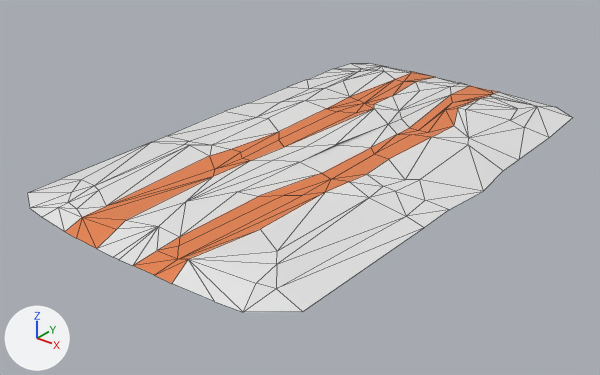
One commit to the Blender file Assets/CatUpMap/Meshes/road1.blend: the scene before it, then after it.
The view is the same before and after, from a camera (50 mm lens) standing at (0.1, -0.1355, 0.0726) and looking at (-0.0025, -0.0073, -0.0068). The axes (+X, +Y, +Z) are drawn at lower left. The lights are the same throughout. Mesh edges are drawn as thin lines.

Before the edit, the objects in view are built like this:
```python
me_mesh = bpy.data.meshes.new('Mesh')
me_mesh.from_pydata(...)  # 156 vertices, 245 faces; spans x -3.52..3.58, y 0.0..0.27, z -5.95..5.96
# faces by material slot: [174, 71]
me_mesh.materials.append(mat_material_001)  # white #e7e7e7
me_mesh.materials.append(mat_material_002)  # orange #e7824c
ob_sm_env_road_dirt_straight_01 = bpy.data.objects.new('SM_Env_Road_Dirt_Straight_01', me_mesh)
ob_sm_env_road_dirt_straight_01.location = (0.0, 0.0, 0.0)
ob_sm_env_road_dirt_straight_01.rotation_euler = (1.571, 0.0, 0.0)  # degrees (90, 0, 0)
ob_sm_env_road_dirt_straight_01.scale = (0.01, 0.01, 0.01)
```
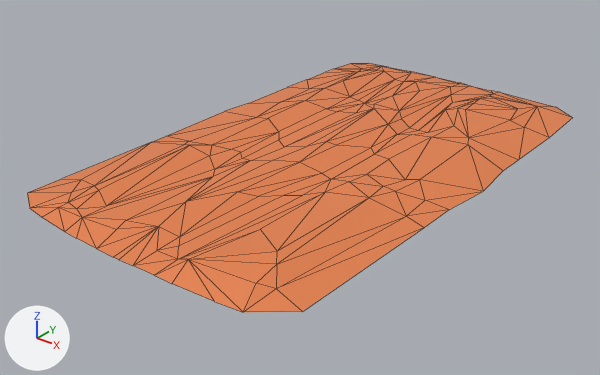
The change, as a diff of the scene's bpy script:
```diff
--- a/Assets/CatUpMap/Meshes/road1.blend.py
+++ b/Assets/CatUpMap/Meshes/road1.blend.py
@@ me_mesh @@
 me_mesh.from_pydata(...)  # 156 vertices, 245 faces; spans x -3.52..3.58, y 0.0..0.27, z -5.95..5.96
 # used by ob_sm_env_road_dirt_straight_01; location = (0.0, 0.0, 0.0); rotation_euler = (1.571, 0.0, 0.0), in degrees (90, 0, 0); scale = (0.01, 0.01, 0.01)
-me_mesh.vertices[147].co = (0.19, 0.22, 0.05)  # pixel (335, 144)
+# me_mesh part 1
+me_mesh.vertices[147].co = (-0.06, 0.22, 0.05)  # pixel (326, 141)
+# me_mesh part 2: 174 faces spanning x -3.52..3.58, y 0.0..0.27, z -5.95..5.96 switch from mat_material_001 (white #e7e7e7) to mat_material_002 (orange #e7824c)
```

Pixel boxes (x1, y1, x2, y2) of what changed, in the pictures (600 x 375 px; the box of a moved part takes in the faces that stretch with it):
part 1 of me_mesh, moved or reshaped
    both: (274, 109, 388, 162)
part 2 of me_mesh, recoloured (white to orange)
    both: (27, 63, 573, 312)
